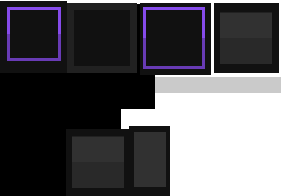
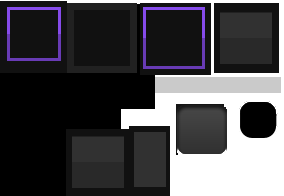
Layered file, before and after one edit (w=284, h=196). Changes by layer:
painted on "Background" over [176, 101, 278, 155]
